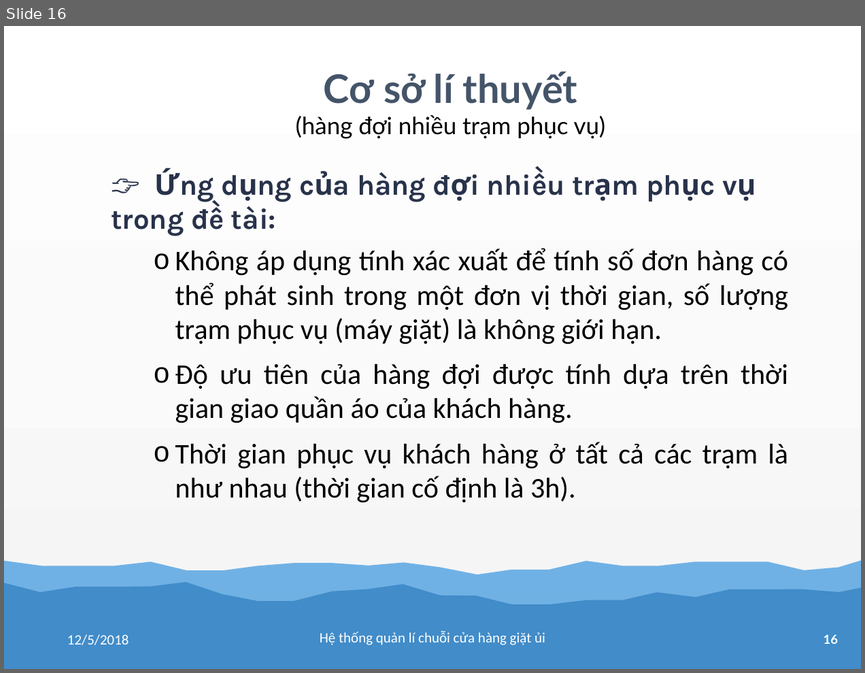
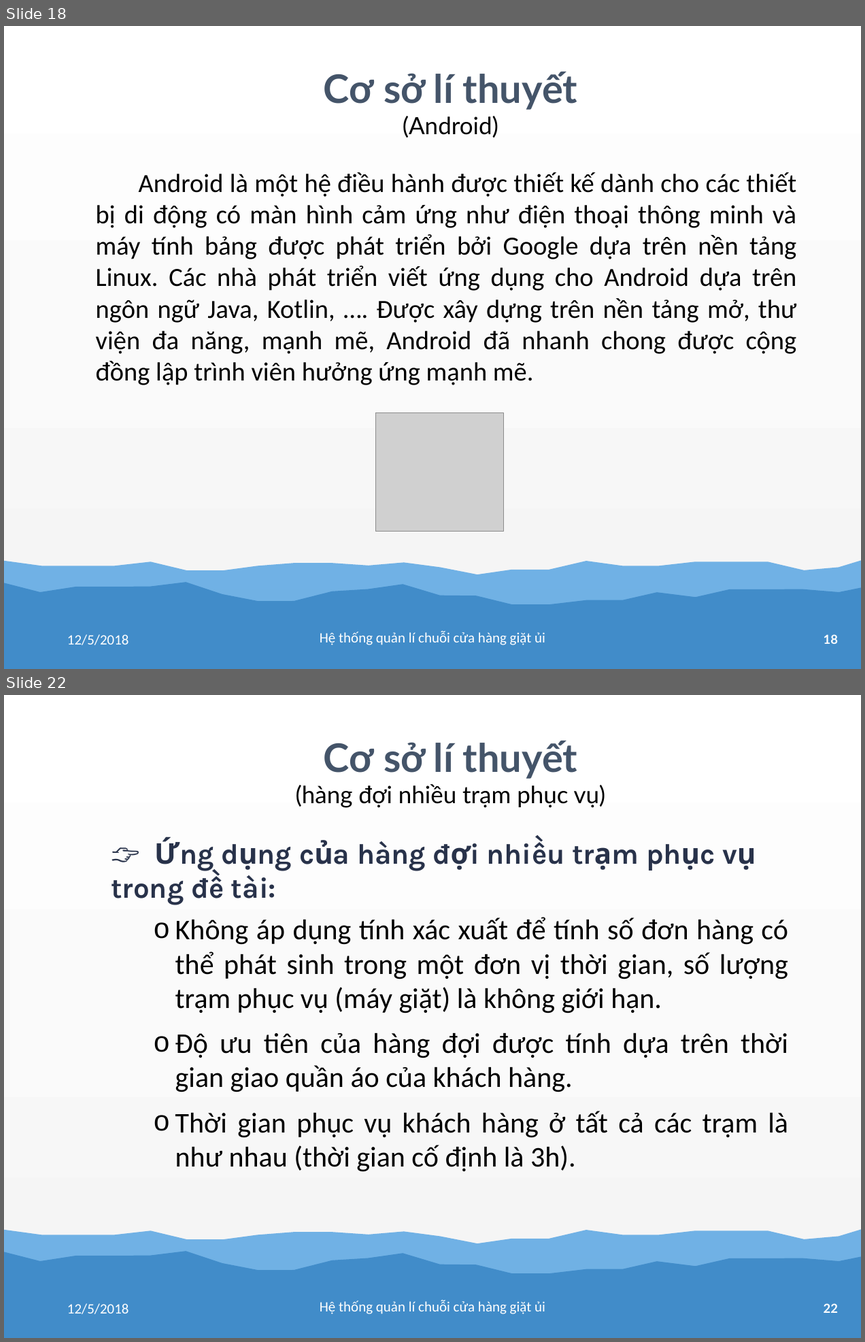
Before and after one commit to tranhoanghuan/Lu-n-v-n, a slide deck: baoCao/bao_cao.pptx. Shown one above the other, each under a label of ours: slide 16 before the commit, slides 18 and 22 after it; the slides between them are not shown. The pictures are 865x673 and 865x1342 pixels, drawn with LibreOffice and Linux fonts; fonts in the diff are those of the drawing; grey boxes stand for pictures. Boxes give left, top, right and bottom in pixels: in the first picture for what was removed or moved away, otherwise in the second. Text is boxed around its words. In the diff, an @@ line names an element or a change of style, - is before the commit and + after.

```diff
--- a/baoCao/bao_cao.pptx
+++ b/baoCao/bao_cao.pptx
@@ slide 18 added at [4,26,861,669], background gradient #FFFFFF to #FBFBFB to #F2F2F2; not listed: 3 template elements that a slide beside it also shows @@
@@ text added at [324,72,577,138], 66 pt, text #445469, bold @@
+Cơ sở lí thuyết
+(Android)
@@ text added at [96,172,797,385], 44 pt, text #000000 @@
+Android là một hệ điều hành được thiết kế dành cho các thiết bị di động có màn hình cảm ứng như điện thoại thông minh và máy tính bảng được phát triển bởi Google dựa trên nền tảng Linux. Các nhà phát triển viết ứng dụng cho Android dựa trên ngôn ngữ Java, Kotlin, …. Được xây dựng trên nền tảng mở, thư viện đa năng, mạnh mẽ, Android đã nhanh chong được cộng đồng lập trình viên hưởng ứng mạnh mẽ.
@@ picture added at [375,412,504,531] @@
@@ text added at [67,634,129,645], 24 pt, text #FFFFFF @@
+12/5/2018
@@ text added at [320,631,545,645], 24 pt, text #FFFFFF @@
+Hệ thống quản lí chuỗi cửa hàng giặt ủi
@@ what was slide 16 is now slide 22 @@
@@ page number at [823,1303,838,1312]: text changed @@
-16
+22
```
Also in this commit, not shown: 2 slides changed, 6 other slides added.
